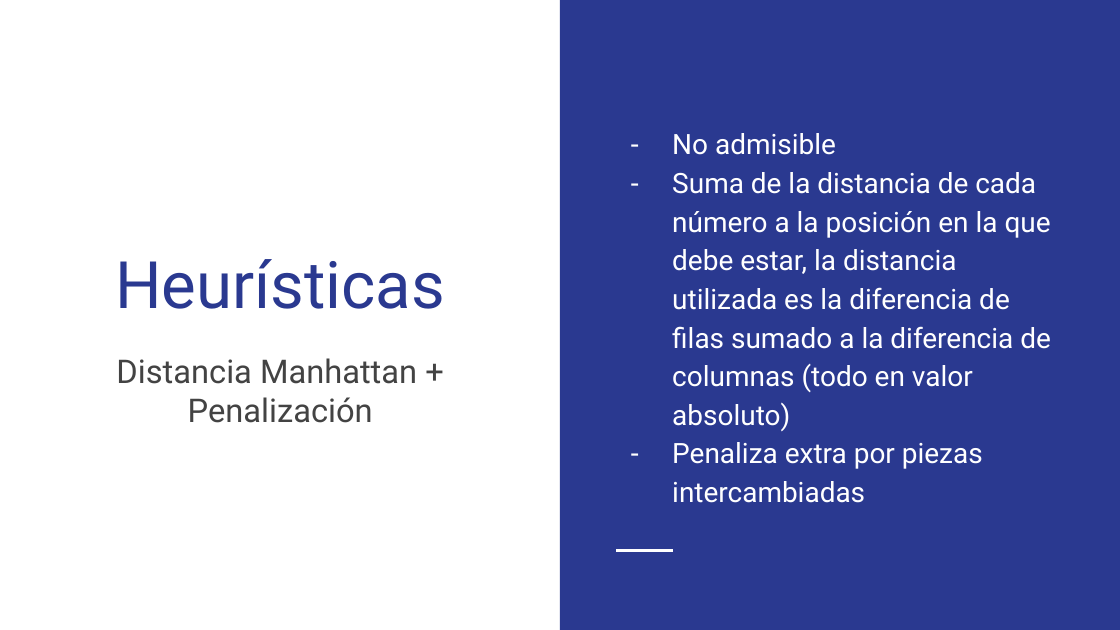
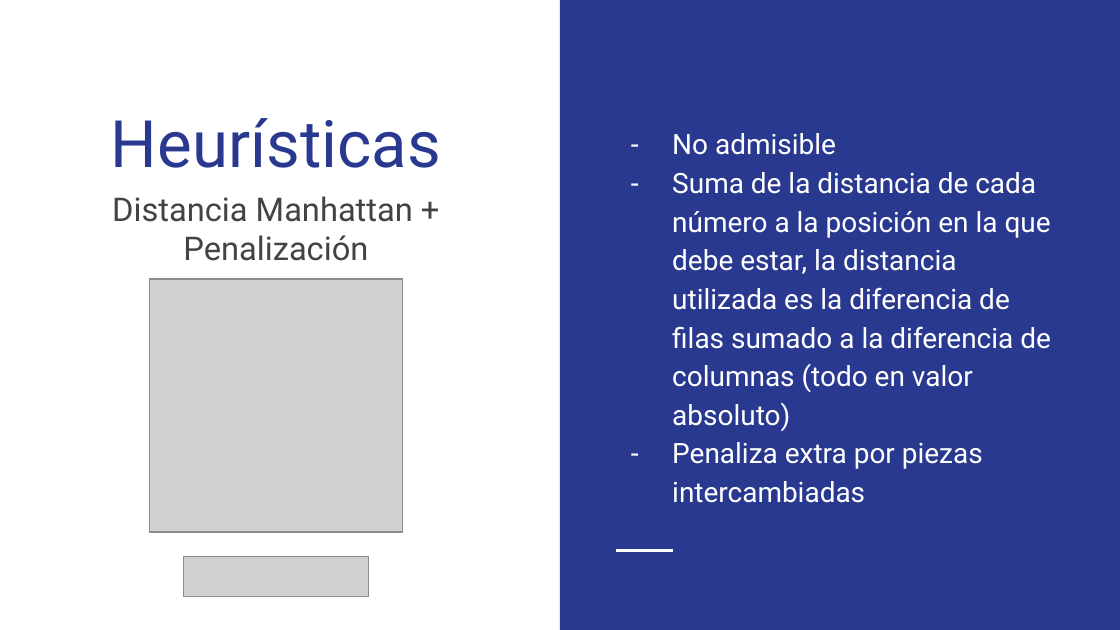
Before and after one commit to taturosati/SIA, a slide deck: slide 8 of TP1/TP1_PRESENTACIÓN.pptx. Drawn at 1120x630 pixels with LibreOffice and Linux fonts; fonts in the diff are those of the drawing; grey boxes stand for pictures. Boxes give left, top, right and bottom in pixels: in the first picture for what was removed or moved away, otherwise in the second. Text is boxed around its words. In the diff, an @@ line names an element or a change of style, - is before the commit and + after.

```diff
--- a/TP1/TP1_PRESENTACIÓN.pptx
+++ b/TP1/TP1_PRESENTACIÓN.pptx
@@ title "Heurísticas": place and size @@
-title "Heurísticas" at <box>115,259,445,309</box>
+title "Heurísticas" at <box>111,118,441,168</box>
@@ subtitle "Distancia Manhattan + Penalización": place and size @@
-subtitle "Distancia Manhattan + Penalización" at <box>116,358,417,423</box>
+subtitle "Distancia Manhattan + Penalización" at <box>112,196,413,261</box>
@@ picture added at <box>149,279,402,532</box> @@
@@ picture added at <box>184,557,370,597</box> @@
```
Also in this commit, not shown: 5 other slides changed, 4 slides added.
